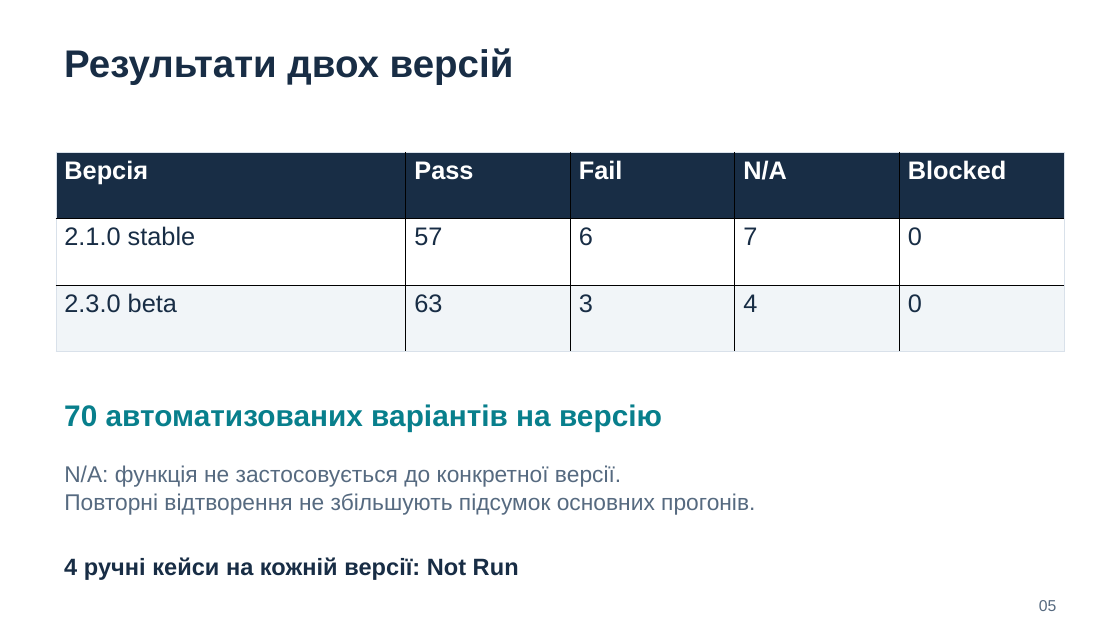
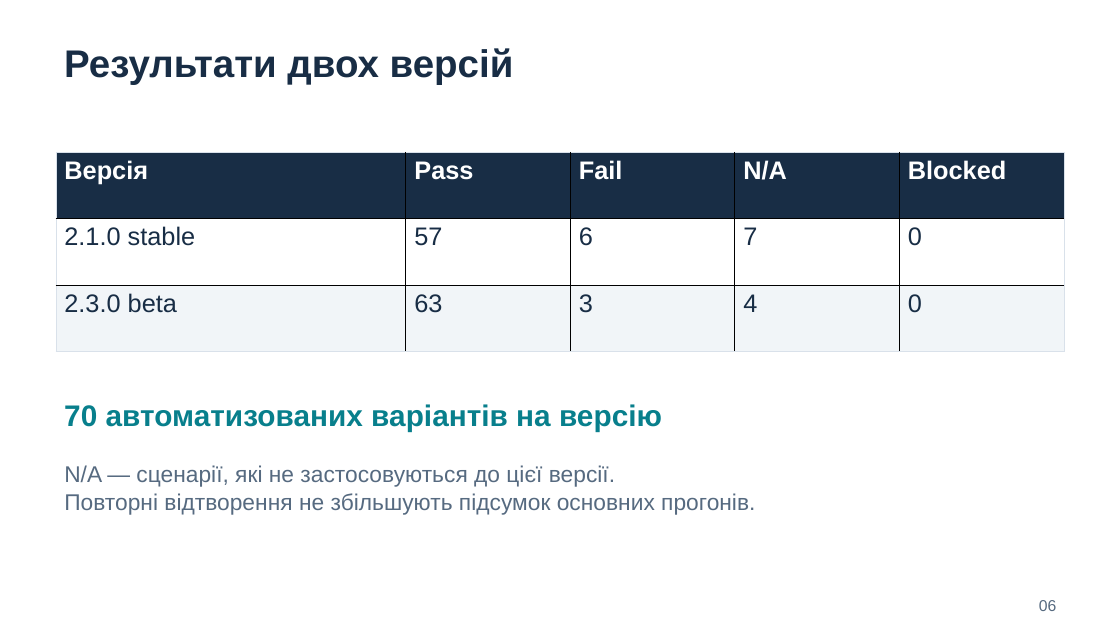
Before and after one commit to rpozniak/sentry-swm2-qa, a slide deck: slide 6 of docs/presentation/SENTRY_SWM2_QA.pptx (slide 5 before the commit). Drawn at 1120x630 pixels with LibreOffice and Linux fonts; fonts in the diff are those of the drawing. Boxes give left, top, right and bottom in pixels: in the first picture for what was removed or moved away, otherwise in the second. Text is boxed around its words. In the diff, an @@ line names an element or a change of style, - is before the commit and + after.

```diff
--- a/docs/presentation/SENTRY_SWM2_QA.pptx
+++ b/docs/presentation/SENTRY_SWM2_QA.pptx
@@ text at [64, 465, 615, 487]: text changed @@
-N/A: функція не застосовується до конкретної версії.
+N/A — сценарії, які не застосовуються до цієї версії.
@@ text removed at [64, 557, 519, 580] @@
-4 ручні кейси на кожній версії: Not Run
@@ text at [1039, 600, 1056, 611]: text changed @@
-05
+06
```
Also in this commit, not shown: 6 other slides changed, 1 slide added, 1 slide removed, 1 other file.
